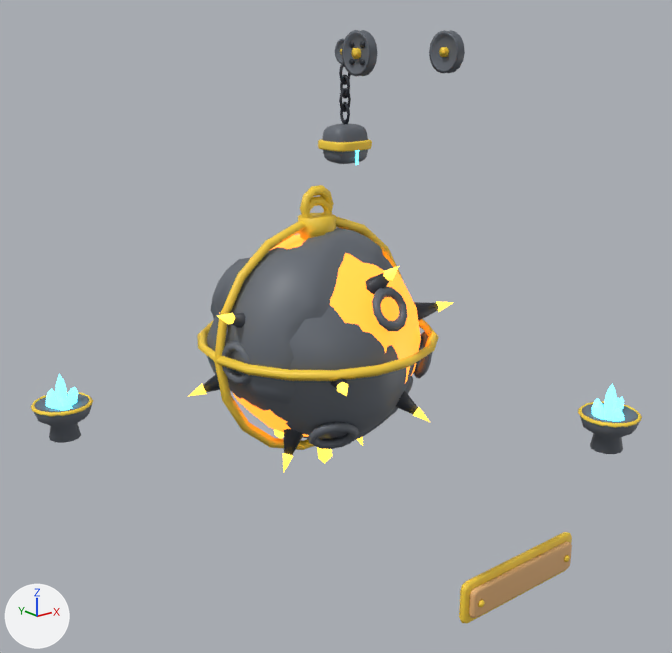
Two versions of the FBX model store-assets/buildings/WreckingCrane/fbx/WreckingCrane_T5_Upgrades.fbx, one commit apart.
Rendered twice from a 50 mm camera at (-11.41, -14.64, 9.48) aimed at (-0.34, -0.8, 3.94). Lighting does not change. The marker at lower left points along +X, +Y and +Z. The picture after the commit comes second. Vertices at exactly the same position are counted once.

In view in the first picture: 'WreckingCraneT5U1Ball', 'WreckingCraneT5U1BallGlow', 'WreckingCraneT5U2Lamp1', 'WreckingCraneT5U2Lamp1Glow', 'WreckingCraneT5U2Lamp2', 'WreckingCraneT5U2Lamp2Glow', 'WreckingCraneT5U3Counterweight', 'WreckingCraneT5U3Pulley1', 'WreckingCraneT5U3Pulley2', 'WreckingCraneT5U5Ball', 'WreckingCraneT5U5BallGlow', 'WreckingCraneT5U5NamePlate' and 1 more.
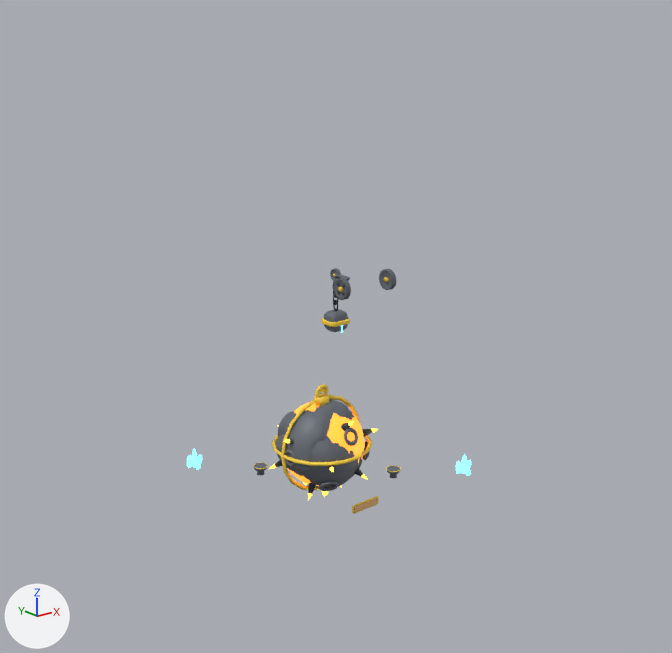
Where the newer file only moved an object's origin or applied its transform, the numbers keep the older frame.

What differs and where, as boxes [x1, y1, x2, y2] in the pictures (672 x 653 px):
'WreckingCraneT5U5Ball', moved, rescaled (58% narrower, 59% shorter)
    before: [197, 185, 439, 450]
    after: [272, 384, 373, 491]
'WreckingCraneT5U1Ball', moved, rescaled (58% narrower, 59% shorter)
    before: [203, 196, 438, 455]
    after: [275, 388, 372, 494]
'WreckingCraneT5U5BallGlow', moved, rescaled (62% narrower, 59% shorter)
    before: [219, 234, 421, 464]
    after: [288, 403, 365, 496]
'WreckingCraneT5U5NamePlate', rescaled (75% narrower, 79% shorter)
    before: [459, 532, 572, 623]
    after: [352, 496, 379, 514]
'WreckingCraneT5U3Counterweight', moved, rescaled (45% narrower, 49% shorter)
    before: [318, 38, 372, 164]
    after: [321, 268, 350, 332]
'WreckingCraneT5U2Lamp1', rescaled (75% narrower, 74% shorter)
    before: [578, 401, 642, 454]
    after: [386, 465, 401, 478]
'WreckingCraneT5U2Lamp2', rescaled
    before: [31, 392, 93, 443]
    after: [253, 462, 268, 475]
'WreckingCraneT5U3Pulley2', moved, rescaled (49% narrower, 52% shorter)
    before: [342, 30, 378, 77]
    after: [333, 278, 351, 300]
'WreckingCraneT5U3Pulley1', moved, rescaled (51% narrower, 50% shorter)
    before: [429, 30, 465, 73]
    after: [379, 269, 396, 290]
'WreckingCraneT5U1BallGlow', moved, rescaled (mostly hidden)
    before: [189, 266, 454, 473]
    after: [269, 421, 378, 501]
'WreckingCraneT5U2Lamp1Glow', moved, rescaled
    before: [592, 383, 625, 421]
    after: [456, 454, 471, 476]
'WreckingCraneT5U2Lamp2Glow', moved, rescaled
    before: [46, 374, 78, 411]
    after: [187, 448, 202, 470]

The change, as a list of edits to the scene's bpy script:
```text
Change me_wreckingcranet5u1ball_001:
    remove me_wreckingcranet5u1ball_001.from_pydata(...)  # 824 vertices, 1542 faces; spans x -4.93..-0.93, y -5.51..-1.49, z 2.95..7.16
    add me_wreckingcranet5u1ball_001.from_pydata(...)  # 824 vertices, 1542 faces; spans x -2.49..-0.47, y -2.78..-0.75, z 1.07..3.2
    me_wreckingcranet5u1ball_001 part 5: the whole mesh is scaled about its middle by 0.504, then moved by (1.45, 1.73, -2.92)
Change me_wreckingcranet5u1ballglow_001:
    remove me_wreckingcranet5u1ballglow_001.from_pydata(...)  # 210 vertices, 270 faces; spans x -4.97..-0.89, y -5.55..-1.45, z 2.91..6.44
    add me_wreckingcranet5u1ballglow_001.from_pydata(...)  # 210 vertices, 270 faces; spans x -2.51..-0.45, y -2.8..-0.73, z 1.05..2.83
    me_wreckingcranet5u1ballglow_001 part 4: the whole mesh is scaled about its middle by 0.504, then moved by (1.45, 1.73, -2.73)
Change me_wreckingcranet5u3pulley1_001:
    remove me_wreckingcranet5u3pulley1_001.from_pydata(...)  # 208 vertices, 254 faces; spans x 4.54..4.8, y 0.87..1.83, z 8.62..9.58
    add me_wreckingcranet5u3pulley1_001.from_pydata(...)  # 208 vertices, 254 faces; spans x 2.29..2.422, y 0.439..0.923, z 3.933..4.417
    me_wreckingcranet5u3pulley1_001 part 9: the whole mesh is scaled about its middle by 0.504, then moved by (-2.314, -0.669, -4.925)
Change me_wreckingcranet5u3pulley2_001:
    remove me_wreckingcranet5u3pulley2_001.from_pydata(...)  # 208 vertices, 254 faces; spans x 1.9..2.16, y 0.87..1.83, z 8.62..9.58
    add me_wreckingcranet5u3pulley2_001.from_pydata(...)  # 208 vertices, 254 faces; spans x 0.959..1.09, y 0.439..0.923, z 3.933..4.417
    me_wreckingcranet5u3pulley2_001 part 3: the whole mesh is scaled about its middle by 0.504, then moved by (-1.006, -0.669, -4.925)
Change me_wreckingcranet5u5ballglow_001:
    remove me_wreckingcranet5u5ballglow_001.from_pydata(...)  # 182 vertices, 220 faces; spans x -4.54..-1.31, y -5.2..-1.97, z 3.09..6.59
    add me_wreckingcranet5u5ballglow_001.from_pydata(...)  # 182 vertices, 220 faces; spans x -2.29..-0.66, y -2.62..-1.0, z 1.14..2.91
    me_wreckingcranet5u5ballglow_001 part 8: the whole mesh is scaled about its middle by 0.504, then moved by (1.45, 1.78, -2.81)
Change me_wreckingcranet5u2lamp2glow_001:
    remove me_wreckingcranet5u2lamp2glow_001.from_pydata(...)  # 104 vertices, 120 faces; spans x -4.667..-3.975, y 3.261..3.912, z 1.668..2.6
    add me_wreckingcranet5u2lamp2glow_001.from_pydata(...)  # 104 vertices, 120 faces; spans x -2.355..-2.006, y 1.645..1.973, z 0.426..0.896
    me_wreckingcranet5u2lamp2glow_001 part 7: the whole mesh is scaled about its middle by 0.504, then moved by (2.141, -1.777, -1.473)
Change me_wreckingcranet5u2lamp1glow_001:
    remove me_wreckingcranet5u2lamp1glow_001.from_pydata(...)  # 104 vertices, 120 faces; spans x 4.033..4.725, y -4.439..-3.788, z 1.668..2.6
    add me_wreckingcranet5u2lamp1glow_001.from_pydata(...)  # 104 vertices, 120 faces; spans x 2.034..2.383, y -2.24..-1.911, z 0.426..0.896
    me_wreckingcranet5u2lamp1glow_001 part 1: the whole mesh is scaled about its middle by 0.504, then moved by (-2.17, 2.039, -1.473)
Change me_wreckingcranet5u5ball_001:
    remove me_wreckingcranet5u5ball_001.from_pydata(...)  # 1180 vertices, 1830 faces; spans x -4.82..-1.03, y -5.45..-1.72, z 3.11..7.33
    add me_wreckingcranet5u5ball_001.from_pydata(...)  # 1180 vertices, 1830 faces; spans x -2.43..-0.52, y -2.75..-0.87, z 1.15..3.28
    me_wreckingcranet5u5ball_001 part 6: the whole mesh is scaled about its middle by 0.504, then moved by (1.45, 1.78, -3.0)
Change me_wreckingcranet5u3counterweight_001:
    remove me_wreckingcranet5u3counterweight_001.from_pydata(...)  # 850 vertices, 890 faces; spans x 2.77..3.93, y 2.5..3.97, z 6.44..9.4
    add me_wreckingcranet5u3counterweight_001.from_pydata(...)  # 850 vertices, 890 faces; spans x 1.4..1.98, y 1.26..2.0, z 2.83..4.33
    me_wreckingcranet5u3counterweight_001 part 2: the whole mesh is scaled about its middle by 0.504, then moved by (-1.66, -1.6, -4.34)
Change ob_wreckingcranet5u2lamp1:
    ob_wreckingcranet5u2lamp1.scale: (1.0, 1.0, 1.0) -> (0.25, 0.25, 0.25)
Change ob_wreckingcranet5u5nameplate:
    ob_wreckingcranet5u5nameplate.scale: (1.0, 1.0, 1.0) -> (0.25, 0.25, 0.25)
Change ob_wreckingcranet5u2lamp2:
    ob_wreckingcranet5u2lamp2.scale: (1.0, 1.0, 1.0) -> (0.25, 0.25, 0.25)
```
